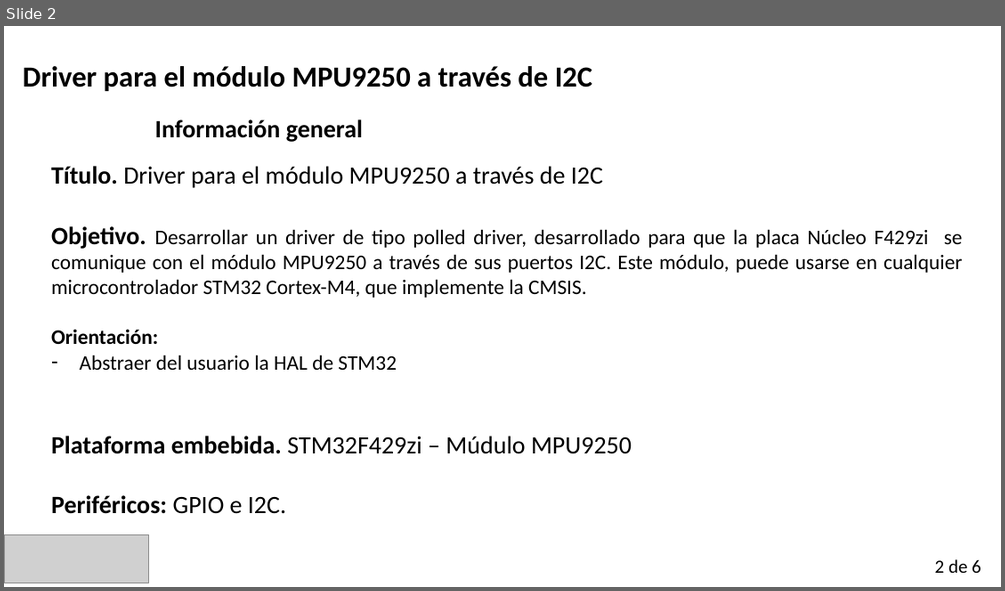
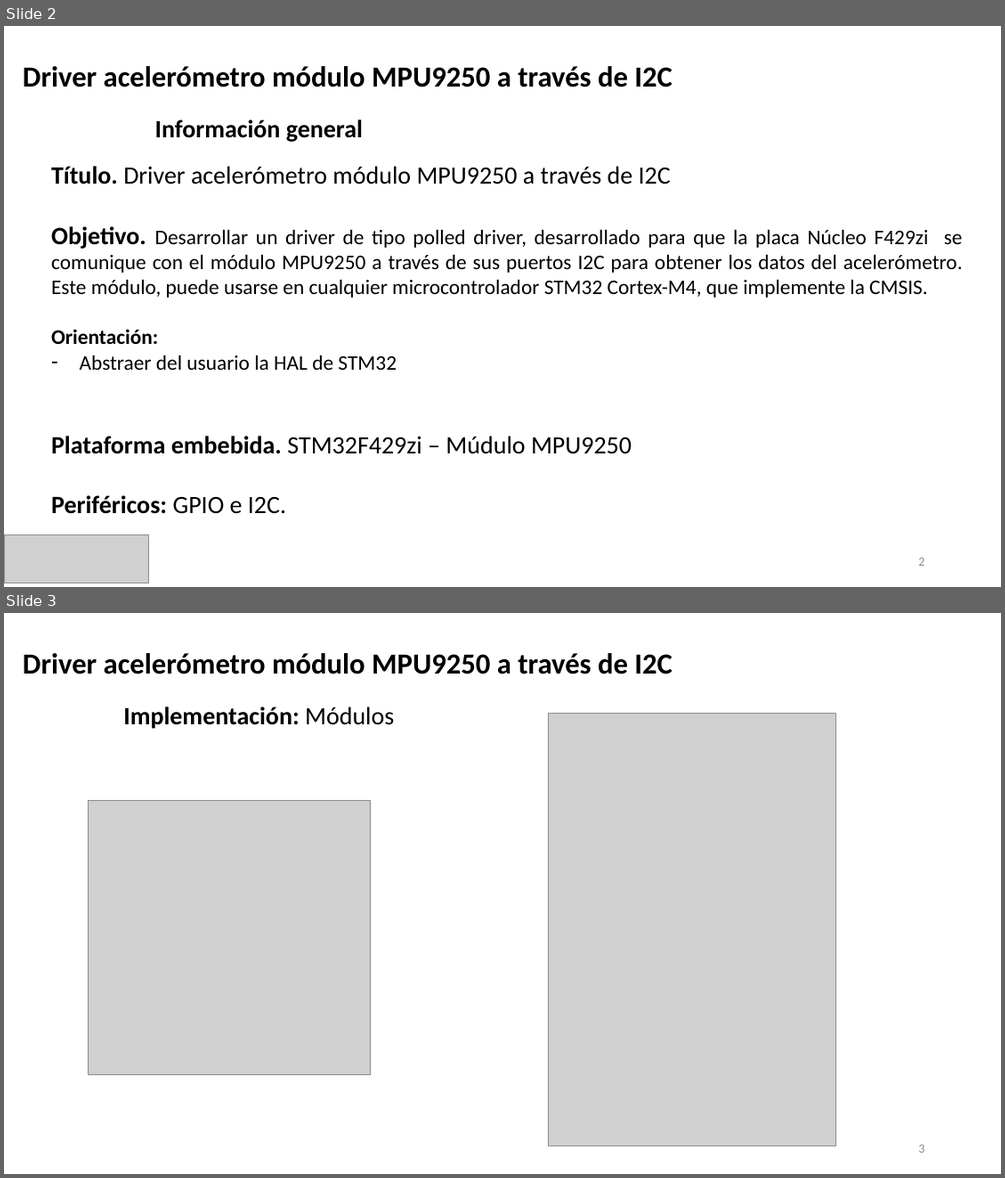
Before and after one commit to ldiazcharris/cese_PCSE, a slide deck: presentacion_TPF_luis_diaz.pptx. Shown one above the other, each under a label of ours: slide 2 before the commit, slides 2 and 3 after it. The pictures are 1005x591 and 1005x1178 pixels, drawn with LibreOffice and Linux fonts; fonts in the diff are those of the drawing; grey boxes stand for pictures. Boxes give left, top, right and bottom in pixels: in the first picture for what was removed or moved away, otherwise in the second. Text is boxed around its words. In the diff, an @@ line names an element or a change of style, - is before the commit and + after.

```diff
--- a/presentacion_TPF_luis_diaz.pptx
+++ b/presentacion_TPF_luis_diaz.pptx
@@ slide 3 added at (4, 613, 1001, 1174), background #FFFFFF @@
@@ text added at (23, 653, 672, 674), 28 pt, text #000000, bold @@
+Driver acelerómetro módulo MPU9250 a través de I2C
@@ text added at (123, 706, 394, 729), 24 pt, text #000000, bold @@
+Implementación: Módulos
@@ picture added at (548, 714, 836, 1145) @@
@@ picture added at (89, 801, 371, 1074) @@
@@ page number added at (918, 1144, 924, 1152), 12 pt, text #8C8C8C @@
+3
@@ slide 2 changed as well @@
@@ text at (23, 66, 672, 87): text changed @@
-Driver para el módulo MPU9250 a través de I2C
+Driver acelerómetro módulo MPU9250 a través de I2C
@@ text at (51, 166, 963, 297): text changed @@
-Título. Driver para el módulo MPU9250 a través de I2C
-Objetivo. Desarrollar un driver de tipo polled driver, desarrollado para que la placa Núcleo F429zi se comunique con el módulo MPU9250 a través de sus puertos I2C. Este módulo, puede usarse en cualquier microcontrolador STM32 Cortex-M4, que implemente la CMSIS.
+Título. Driver acelerómetro módulo MPU9250 a través de I2C
+Objetivo. Desarrollar un driver de tipo polled driver, desarrollado para que la placa Núcleo F429zi se comunique con el módulo MPU9250 a través de sus puertos I2C para obtener los datos del acelerómetro. Este módulo, puede usarse en cualquier microcontrolador STM32 Cortex-M4, que implemente la CMSIS.
@@ page number added at (918, 557, 924, 565), 12 pt, text #8C8C8C @@
+2
@@ text removed at (935, 559, 981, 572) @@
-2 de 6
```
Also in this commit, not shown: 4 other slides changed, 1 other file.
